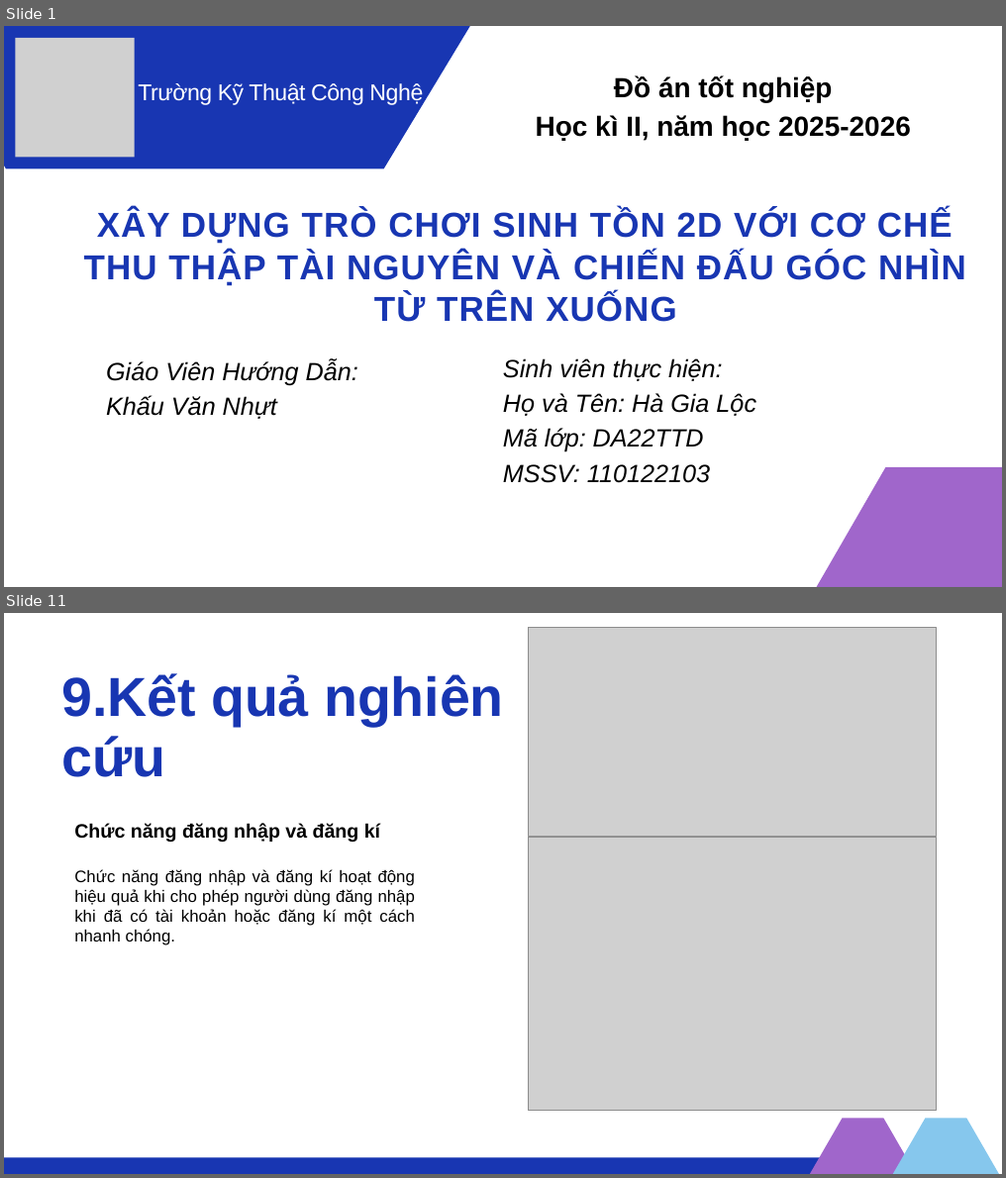
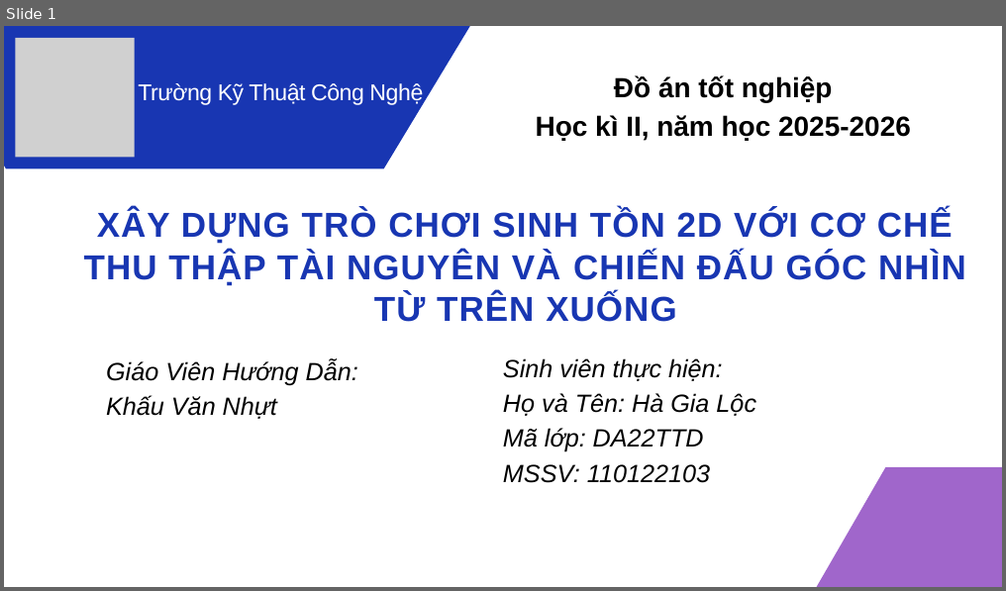
Before and after one commit to HaGiaLoc/tn-da22ttd-110122103-hagialoc-xaydungtrochoisinhton2d, a slide deck: thesis/abs/tn_slide.pptx. Shown one above the other, each under a label of ours: slides 1 and 11 before the commit, slide 1 after it; the slides between them are not shown. The pictures are 1006x1178 and 1006x591 pixels, drawn with LibreOffice and Linux fonts; fonts in the diff are those of the drawing; grey boxes stand for pictures. Boxes give left, top, right and bottom in pixels: in the first picture for what was removed or moved away, otherwise in the second. Text is boxed around its words. In the diff, an @@ line names an element or a change of style, - is before the commit and + after.

```diff
--- a/thesis/abs/tn_slide.pptx
+++ b/thesis/abs/tn_slide.pptx
@@ slide 11 removed at [4,613,1002,1174], background #FFFFFF @@
@@ picture removed at [528,628,936,837] @@
@@ text removed at [61,673,504,777] @@
-9.Kết quả nghiên cứu
@@ text removed at [74,823,415,946] @@
-Chức năng đăng nhập và đăng kí
-Chức năng đăng nhập và đăng kí hoạt động hiệu quả khi cho phép người dùng đăng nhập khi đã có tài khoản hoặc đăng kí một cách nhanh chóng.
@@ picture removed at [528,837,936,1110] @@
@@ freeform shape removed at [775,1118,949,1174] @@
@@ freeform shape removed at [858,1118,1002,1174] @@
@@ rectangle removed at [4,1157,902,1174] @@
```
Also in this commit, not shown: 9 slides changed, 6 slides added, 8 other slides removed.
